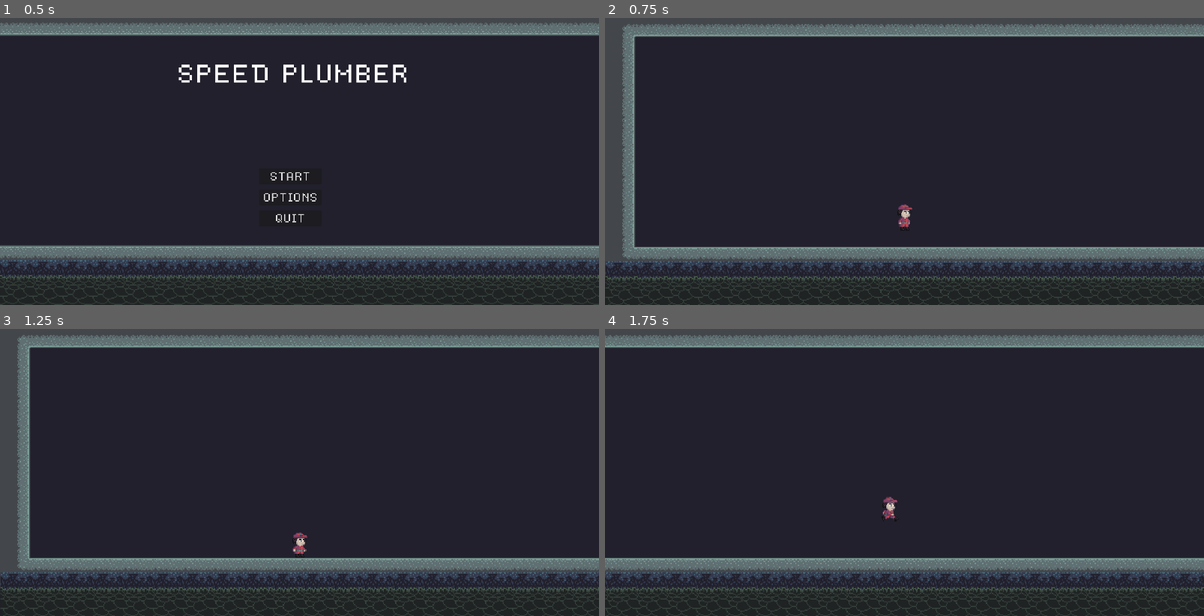
Above: before the commit, frames 1-4 (two rows, left to right).
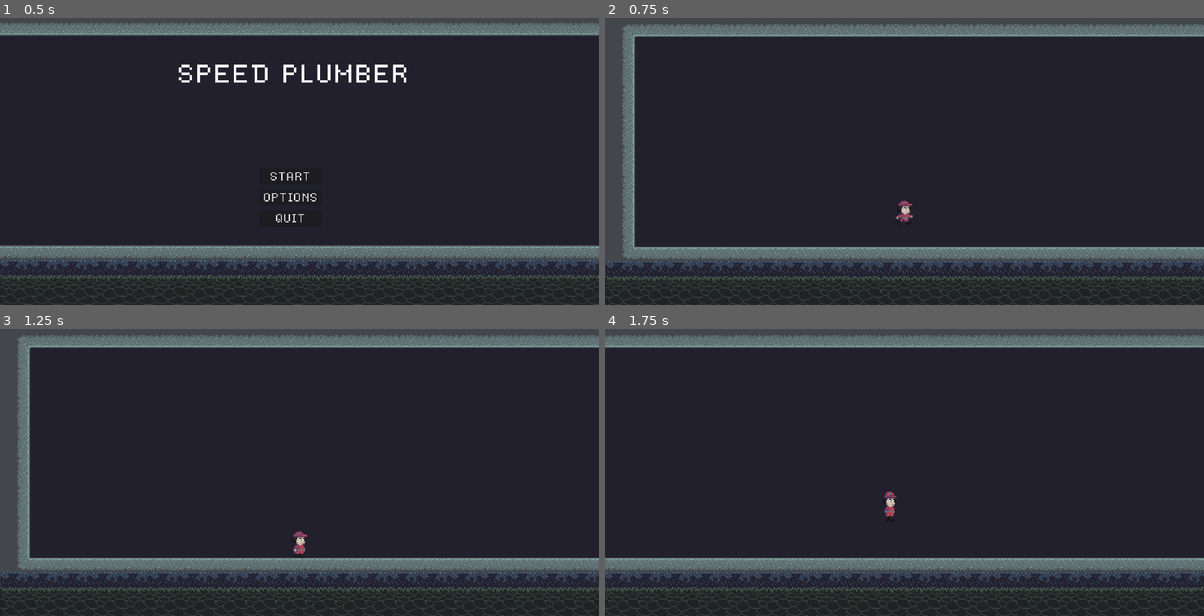
Above: after the commit, the same moments.

Repository: cyps8/SpeedJam4
Game: Godot game, scene res://Nodes/Scenes/root.tscn
Two runs of this game, one before a commit and one after it. Both use one fixed random seed, a clock stepped at 60 frames per second and the inputs below.
Inputs:
- Up to frame 1 (0.5 s): no input
- Up to frame 2 (0.75 s): click "START" at 0.5 s
- Up to frame 3 (1.25 s): no input
- Up to frame 4 (1.75 s): hold D (Right) from 1.28 s (still down); hold Ctrl (Crouch) from 1.28 s (still down); tap Space (Jump) at 1.52 s

Frame 1 is identical in both runs. In frame 2, 0.2% of the frame differs, in the area x 48-52%, y 63-74%; in frame 3, less than 0.1%; in frame 4, 0.2%.

Commit message:
[+Added] implemented animations

Diff:
--- a/Nodes/Scenes/game.tscn
+++ b/Nodes/Scenes/game.tscn
@@ -11,6 +11,10 @@
 [sub_resource type="RectangleShape2D" id="RectangleShape2D_nur2u"]
 size = Vector2(32, 80)
 
+[sub_resource type="AtlasTexture" id="AtlasTexture_lfw52"]
+atlas = ExtResource("4_0wq4y")
+region = Rect2(672, 0, 32, 32)
+
 [sub_resource type="AtlasTexture" id="AtlasTexture_yryi3"]
 atlas = ExtResource("4_0wq4y")
 region = Rect2(0, 0, 32, 32)
@@ -54,6 +58,14 @@
 [sub_resource type="AtlasTexture" id="AtlasTexture_l8lng"]
 atlas = ExtResource("4_0wq4y")
 region = Rect2(320, 0, 32, 32)
+
+[sub_resource type="AtlasTexture" id="AtlasTexture_gjtqe"]
+atlas = ExtResource("4_0wq4y")
+region = Rect2(640, 0, 32, 32)
+
+[sub_resource type="AtlasTexture" id="AtlasTexture_juahc"]
+atlas = ExtResource("4_0wq4y")
+region = Rect2(736, 0, 32, 32)
 
 [sub_resource type="AtlasTexture" id="AtlasTexture_3pfho"]
 atlas = ExtResource("4_0wq4y")
@@ -90,6 +102,14 @@
 [sub_resource type="SpriteFrames" id="SpriteFrames_1n84n"]
 animations = [{
 "frames": [{
+"duration": 1.0,
+"texture": SubResource("AtlasTexture_lfw52")
+}],
+"loop": true,
+"name": &"falling",
+"speed": 5.0
+}, {
+"frames": [{
 "duration": 4.0,
 "texture": SubResource("AtlasTexture_yryi3")
 }, {
@@ -127,9 +147,20 @@
 "name": &"idle",
 "speed": 8.0
 }, {
-"frames": [],
-"loop": true,
-"name": &"jump",
+"frames": [{
+"duration": 1.0,
+"texture": SubResource("AtlasTexture_gjtqe")
+}],
+"loop": true,
+"name": &"jumping",
+"speed": 5.0
+}, {
+"frames": [{
+"duration": 1.0,
+"texture": SubResource("AtlasTexture_juahc")
+}],
+"loop": true,
+"name": &"rolling",
 "speed": 5.0
 }, {
 "frames": [{
@@ -247,7 +278,7 @@
 [node name="Sprite" type="AnimatedSprite2D" parent="Game/Player"]
 scale = Vector2(3, 3)
 sprite_frames = SubResource("SpriteFrames_1n84n")
-animation = &"jump"
+animation = &"rolling"
 
 [connection signal="pressed" from="PauseMenu/c/Panel/ButtonResume" to="PauseMenu" method="ResumeButton"]
 [connection signal="pressed" from="PauseMenu/c/Panel/ButtonOptions" to="PauseMenu" method="OptionsButton"]
--- a/Scripts/Player.gd
+++ b/Scripts/Player.gd
@@ -131,17 +131,27 @@
 	else:
 		$Sprite.flip_h = true
 
-	if velocity.x != 0:
-		$Sprite.play("walking")
-		$Sprite.speed_scale = abs(velocity.x) / maxRunSpeed * 2.5
+	if rolling:
+		$Sprite.play("rolling")
 	else:
-		$Sprite.play("idle")
-		$Sprite.speed_scale = 1
+		if is_on_floor():
+			if velocity.x != 0:
+				$Sprite.play("walking")
+				$Sprite.speed_scale = abs(velocity.x) / maxRunSpeed * 2.5
+			else:
+				$Sprite.play("idle")
+				$Sprite.speed_scale = 1
+		else:
+			if velocity.y < 0:
+				$Sprite.play("jumping")
+			else:
+				$Sprite.play("falling")
+
 
 	if !rolling:
 		$Sprite.rotation = 0
 
-	if crouching && is_on_floor():
+	if crouching && is_on_floor() && !rolling:
 		$Sprite.scale = Vector2(3, 1.5)
 		$Sprite.offset = Vector2(0, 16)
 		if sliding:
Binary file changed: Assets/Art/Player/Player.png
Not shown: 1 places in Nodes/Scenes/game.tscn that only renumber resources
